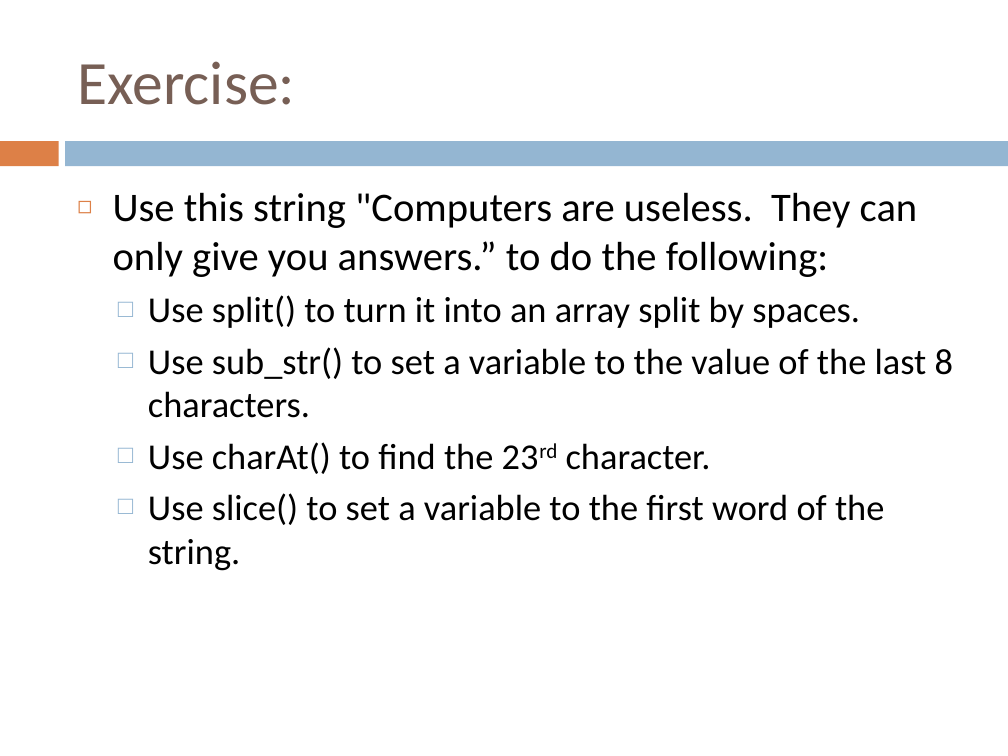
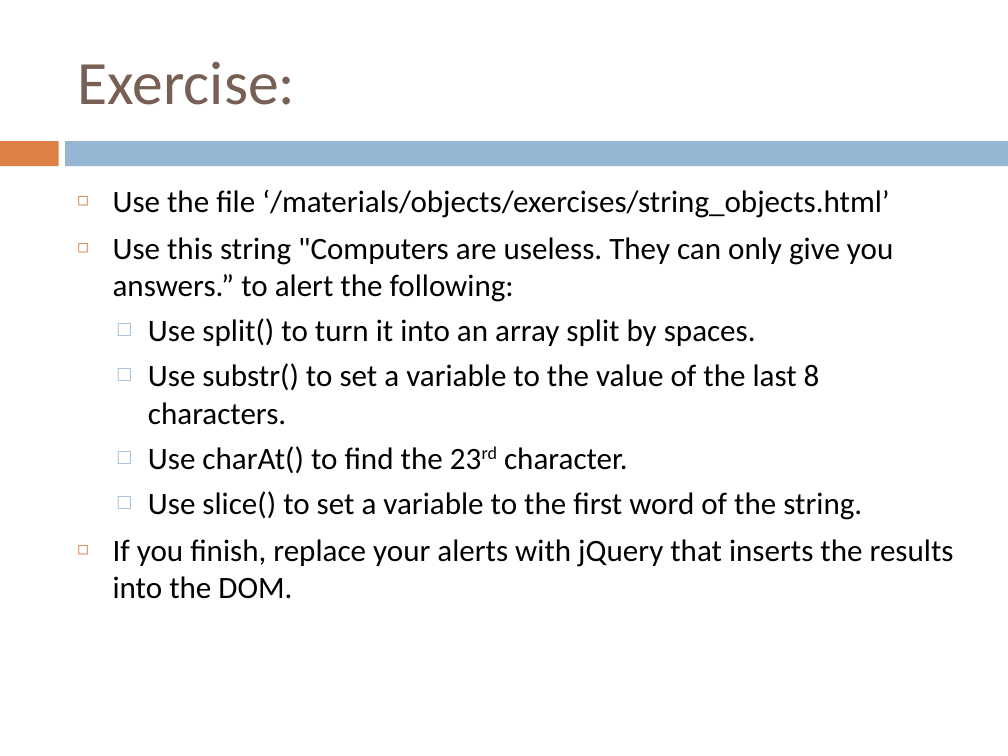
Before and after one commit to liahhansen/Learn-to-Program-Javascript, a slide deck: slide 11 of materials/SLIDES/4_objects.ppt (slide 10 before the commit). Drawn at 1008x756 pixels with LibreOffice and Linux fonts; fonts in the diff are those of the drawing. Boxes give left, top, right and bottom in pixels: in the first picture for what was removed or moved away, otherwise in the second. Text is boxed around its words. In the diff, an @@ line names an element or a change of style, - is before the commit and + after.

```diff
--- a/materials/SLIDES/4_objects.ppt
+++ b/materials/SLIDES/4_objects.ppt
@@ text at (113,189,893,302): text changed; size 29 to 22.2 pt @@
-◻ Use this string "Computers are useless. They can only give you answers.” to do the following:
+◻ Use the file ‘/materials/objects/exercises/string_objects.html’
+◻ Use this string "Computers are useless. They can only give you answers.” to alert the following:
@@ text at (148,318,862,520): size 26 to 22.2 pt in "Use split() to turn it into an ...", "Use charAt() to find the 23rd character.", "Use slice() to set a variable to ..." @@
@@ text at (148,363,820,425): text changed; size 26 to 22.2 pt @@
-  □ Use sub_str() to set a variable to the value of the last 8 characters.
+  □ Use substr() to set a variable to the value of the last 8 characters.
@@ text at (113,539,954,599): paragraph added @@
+◻ If you finish, replace your alerts with jQuery that inserts the results into the DOM.
```
Also in this commit, not shown: 3 other slides changed, 1 slide added, 10 other files.
